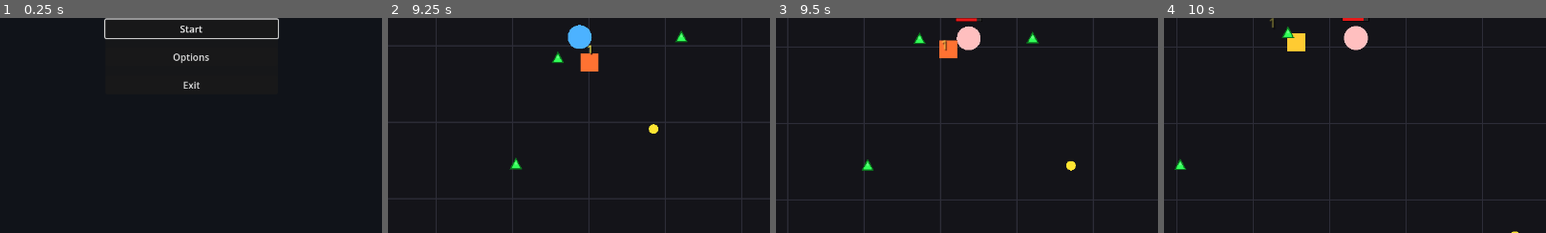
Above: before the commit, frames 1-4 (left to right).
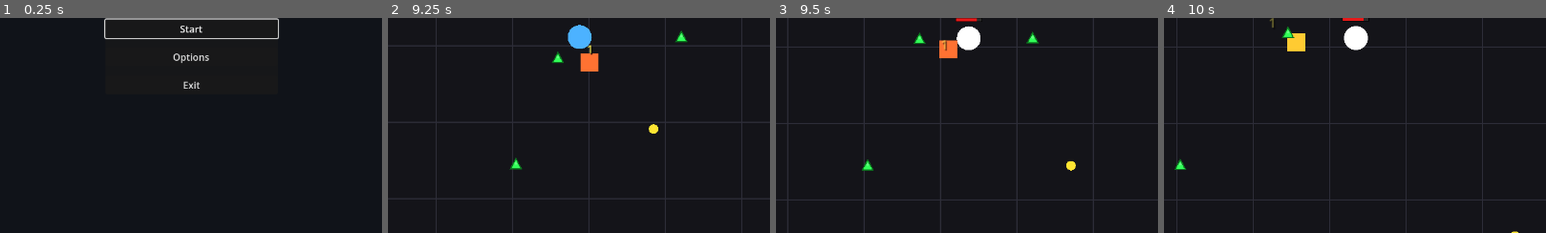
Above: after the commit, the same moments.

Repository: EthanAGi/CircleSurvivor
Game: Godot game, scene res://scenes/main_menu.tscn
Same seed, same stepped clock (60 frames per second), same inputs: the game is played once before the commit and once after it.
Inputs (mouse positions are % of the whole screen's width and height, from its top left):
- Up to frame 1 (0.25 s): no input
- Up to frame 2 (9.25 s): click "Start" at 0.5 s; click "Test Character" at 1.25 s; click "Test Level" at 2 s; tap Enter (ui_accept) at 2.75, 3.02, 3.77, 5.27, 6.02, 6.77, 8.27, 9.02 s; move the mouse to (45, 70) at 2.77 s; hold W (move_up) 2.78-4.28 s; move the mouse to (80, 65) at 3.52 s; move the mouse to (20, 35) at 4.27 s; hold A (move_left) 4.28-5.78 s; move the mouse to (55, 50) at 5.02 s; move the mouse to (35, 25) at 5.77 s; hold S (move_down) 5.78-6.53 s; move the mouse to (72, 45) at 6.52 s; hold D (move_right) 6.53-7.28 s; move the mouse to (30, 55) at 7.27 s; hold W (move_up) 7.28-8.03 s; move the mouse to (60, 28) at 8.02 s; hold D (move_right) from 8.03 s (still down); move the mouse to (45, 70) at 8.77 s
- Up to frame 3 (9.5 s): keep holding D (move_right)
- Up to frame 4 (10 s): keep holding D (move_right); move the mouse to (80, 65) at 9.52 s; tap Enter (ui_accept) at 9.77 s
The pictures show only the part of the screen within x 25-75%, y 45-95%; the shares and areas given below are measured in that part.

Frames 1-2 are identical in both runs. In frame 3, 0.5% of the frame differs, in the area x 47-54%, y 4-16%; in frame 4, 0.6%, in the area x 47-54%, y 3-16%.

Commit message:
Add: Player Invulnerability Period

Diff:
--- a/scripts/player.gd
+++ b/scripts/player.gd
@@ -13,9 +13,13 @@
 @export var exp_growth_per_level: int = 3
 
 @export var max_health: int = 5
-@export var contact_invulnerability_time: float = 0.75
-
-# New player stats
+
+# How long the player cannot take damage after being hit.
+@export var contact_invulnerability_time: float = 2.5
+
+# How fast the player flashes while invulnerable.
+@export var invulnerability_flash_speed: float = 12.0
+
 @export var armor: int = 0
 @export var pickup_radius_multiplier: float = 1.0
 
@@ -31,7 +35,6 @@
 var can_take_damage: bool = true
 var damage_invulnerability_timer: float = 0.0
 
-# Fire-rate stacking support
 var base_fire_rate_wait_time: float = 0.5
 var fire_rate_multiplier: float = 1.0
 
@@ -60,11 +63,7 @@
 		move_and_slide()
 		return
 
-	if not can_take_damage:
-		damage_invulnerability_timer -= delta
-		if damage_invulnerability_timer <= 0.0:
-			can_take_damage = true
-			damage_invulnerability_timer = 0.0
+	_update_invulnerability(delta)
 
 	var input_vector := Vector2.ZERO
 	input_vector.x = Input.get_action_strength("move_right") - Input.get_action_strength("move_left")
@@ -75,6 +74,17 @@
 	move_and_slide()
 
 	queue_redraw()
+
+func _update_invulnerability(delta: float) -> void:
+	if can_take_damage:
+		return
+
+	damage_invulnerability_timer -= delta
+
+	if damage_invulnerability_timer <= 0.0:
+		can_take_damage = true
+		damage_invulnerability_timer = 0.0
+		modulate = Color.WHITE
 
 func gain_experience(amount: int) -> void:
 	if is_dead:
@@ -111,6 +121,7 @@
 
 	damaged.emit(global_position + Vector2(0, -34), final_damage)
 	health_changed.emit(current_health, max_health)
+
 	queue_redraw()
 
 	if current_health <= 0:
@@ -159,6 +170,8 @@
 		return
 
 	is_dead = true
+	can_take_damage = false
+	modulate = Color.WHITE
 	fire_timer.stop()
 	died.emit()
 	queue_redraw()
@@ -175,7 +188,12 @@
 	if is_dead:
 		body_color = Color(0.4, 0.4, 0.4)
 	elif not can_take_damage:
-		body_color = Color(1.0, 0.75, 0.75)
+		var flash_value: float = sin(Time.get_ticks_msec() / 1000.0 * invulnerability_flash_speed)
+
+		if flash_value >= 0.0:
+			body_color = Color(1.0, 0.25, 0.25)
+		else:
+			body_color = Color(1.0, 1.0, 1.0)
 
 	draw_circle(Vector2.ZERO, 20.0, body_color)
 
